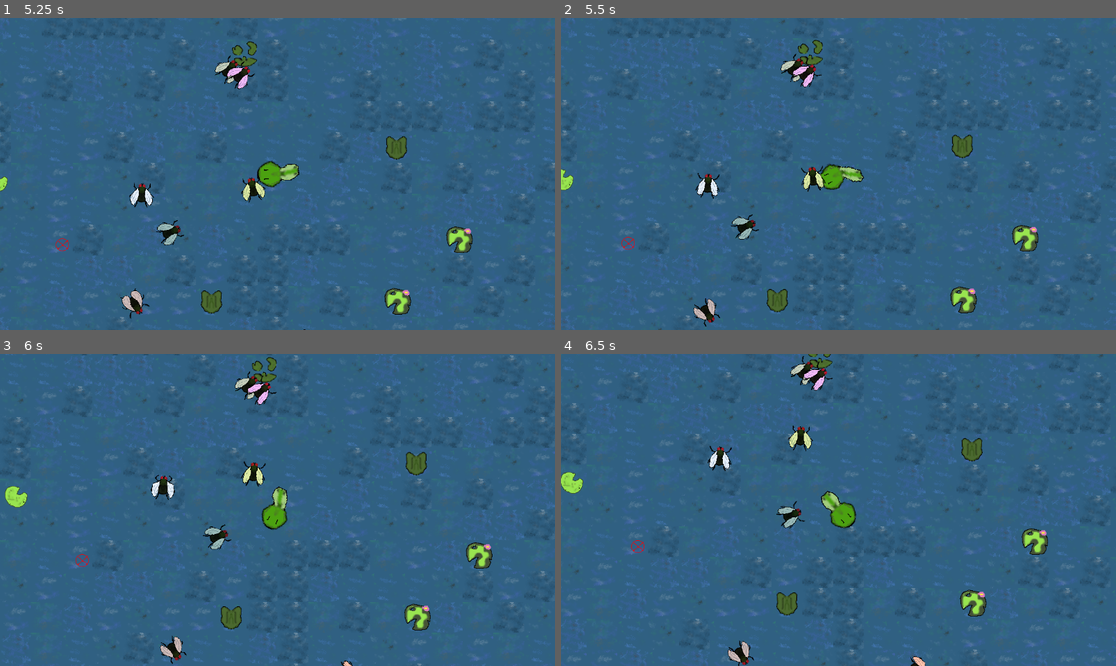
Above: before the commit, frames 1-4 (two rows, left to right).
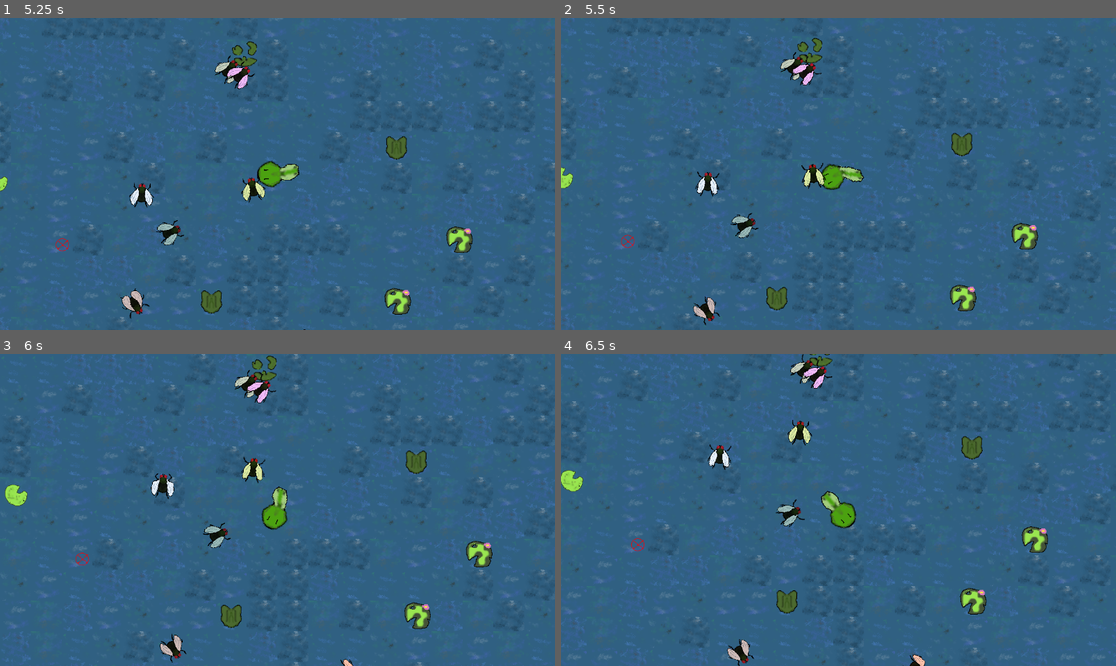
Above: after the commit, the same moments.

Repository: ibricchi/kikkerkoken
Game: Godot game, scene res://swamp.tscn
Two runs of this game, one before a commit and one after it. Both use one fixed random seed, a clock stepped at 60 frames per second and the inputs below.
Inputs:
- Up to frame 1 (5.25 s): hold D (right) 0.53-1.28 s; hold S (down) 1.28-2.03 s; hold D (right) 2.03-2.78 s; hold W (up) 2.78-3.53 s; hold A (left) 3.53-5.03 s; hold S (down) from 5.03 s (still down)
- Up to frame 2 (5.5 s): keep holding S (down)
- Up to frame 3 (6 s): release S (down) at 5.78 s; hold D (right) from 5.78 s (still down)
- Up to frame 4 (6.5 s): keep holding D (right)

Frame 1 is identical in both runs. In frame 2, 3.6% of the frame differs, in the area x 0-100%, y 0-100%; in frame 3, 3.1%; in frame 4, 3.7%.

Commit message:
small collision box edit

Diff:
--- a/scenes/player.tscn
+++ b/scenes/player.tscn
@@ -2,10 +2,6 @@
 
 [ext_resource type="Script" path="res://scripts/player.gd" id="1_1ddw4"]
 [ext_resource type="Texture2D" uid="uid://cyxpduslhf4um" path="res://assets/tadpole1anim.png" id="2_43ugr"]
-
-[sub_resource type="CapsuleShape2D" id="CapsuleShape2D_t40hw"]
-radius = 11.0
-height = 53.0
 
 [sub_resource type="AtlasTexture" id="AtlasTexture_hohk1"]
 atlas = ExtResource("2_43ugr")
@@ -111,17 +107,21 @@
 "speed": 10.0
 }]
 
+[sub_resource type="CapsuleShape2D" id="CapsuleShape2D_t40hw"]
+radius = 18.0
+height = 54.0
+
 [node name="player" type="CharacterBody2D"]
 motion_mode = 1
 script = ExtResource("1_1ddw4")
-
-[node name="CollisionShape2D" type="CollisionShape2D" parent="."]
-position = Vector2(5, 0)
-rotation = 1.5708
-shape = SubResource("CapsuleShape2D_t40hw")
 
 [node name="camera" type="Camera2D" parent="."]
 
 [node name="AnimatedSprite2D" type="AnimatedSprite2D" parent="."]
 sprite_frames = SubResource("SpriteFrames_nr4ay")
-animation = &"idle"
+animation = &"swim"
+
+[node name="CollisionShape2D" type="CollisionShape2D" parent="."]
+position = Vector2(3, 0)
+rotation = 1.5708
+shape = SubResource("CapsuleShape2D_t40hw")
